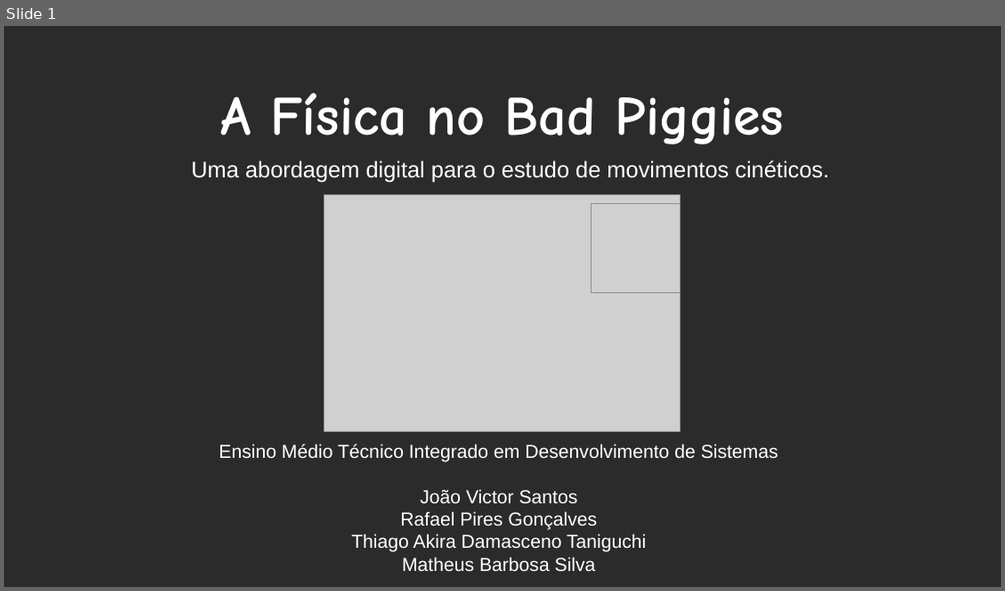
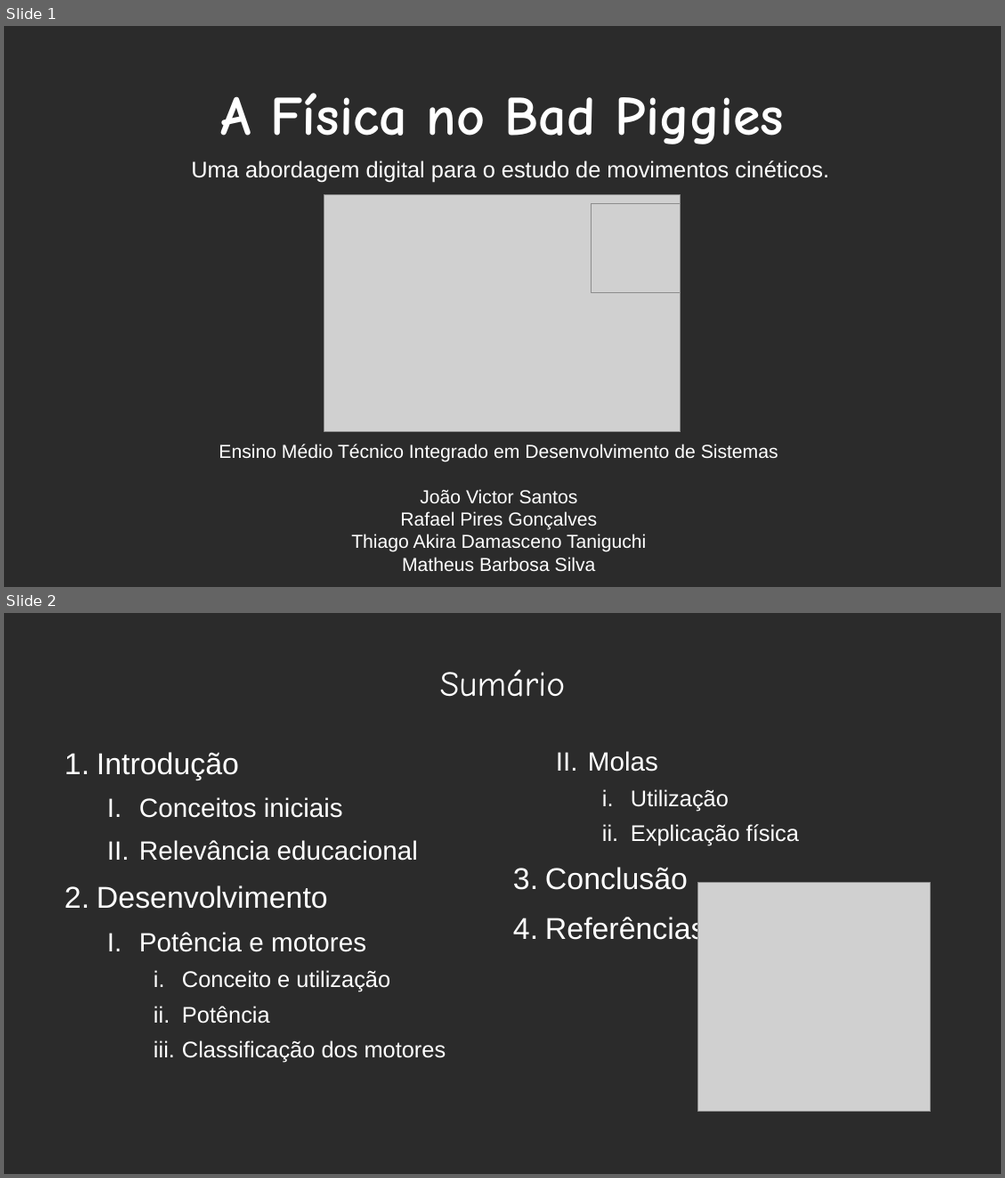
Before and after one commit to ThiagoIFDS23/small-ifsp, a slide deck: Libre Office/Impress/Bad Piggies/Bad Piggies.odp. Shown one above the other, each under a label of ours: slide 1 before the commit, slides 1 and 2 after it. The pictures are 1005x591 and 1005x1178 pixels, drawn with LibreOffice and Linux fonts; fonts in the diff are those of the drawing; grey boxes stand for pictures; background and template pictures are left out; a plain dark background stands for a picture behind light text. Boxes give left, top, right and bottom in pixels: in the first picture for what was removed or moved away, otherwise in the second. Text is boxed around its words. In the diff, an @@ line names an element or a change of style, - is before the commit and + after.

```diff
--- a/Libre Office/Impress/Bad Piggies/Bad Piggies.odp
+++ b/Libre Office/Impress/Bad Piggies/Bad Piggies.odp
@@ slide 2 added at (4,613,1001,1174), background picture (left out) @@
@@ title added at (440,669,565,697), 28 pt, text #FFFFFF @@
+Sumário
@@ text added at (97,752,446,1062), 21 pt, text #FFFFFF @@
+1. Introdução
+  I. Conceitos iniciais
+  II. Relevância educacional
+2. Desenvolvimento
+  I. Potência e motores
+    i. Conceito e utilização
+    ii. Potência
+    iii. Classificação dos motores
@@ text added at (545,751,799,945), 18 pt, text #FFFFFF @@
+  II. Molas
+    i. Utilização
+    ii. Explicação física
+3. Conclusão
+4. Referências
@@ picture added at (699,883,931,1111) @@
```
Also in this commit, not shown: 14 other slides added, 1 slide removed, 4 other files.
